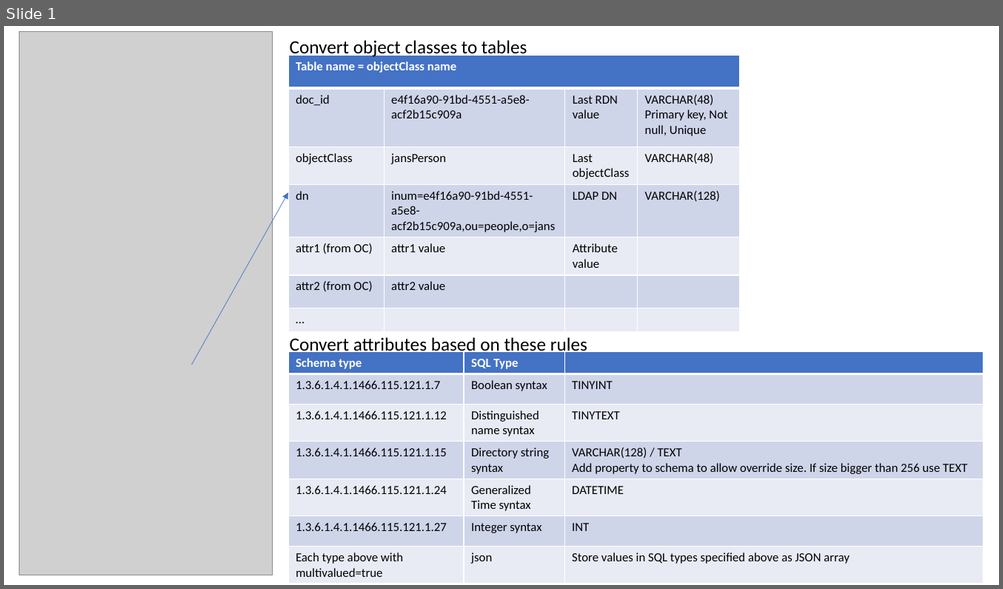
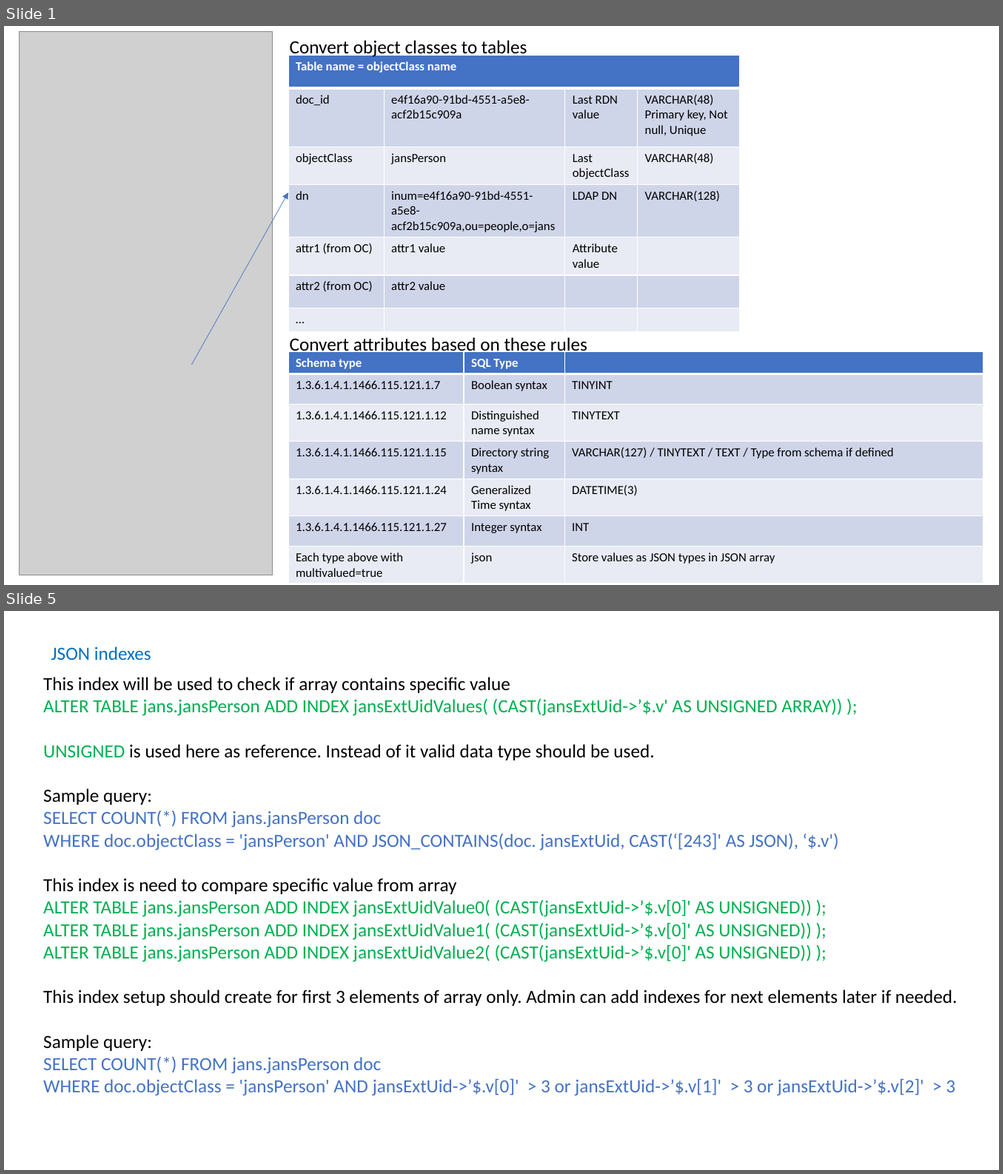
Before and after one commit to duttarnab/jans-orm, a slide deck: sql/docs/Schema to SQL mapping.pptx. Shown one above the other, each under a label of ours: slide 1 before the commit, slides 1 and 5 after it; the slides between them are not shown. The pictures are 1003x589 and 1003x1174 pixels, drawn with LibreOffice and Linux fonts; fonts in the diff are those of the drawing; grey boxes stand for pictures. Boxes give left, top, right and bottom in pixels: in the first picture for what was removed or moved away, otherwise in the second. Text is boxed around its words. In the diff, an @@ line names an element or a change of style, - is before the commit and + after.

Commit message:
Add indexes docs

```diff
--- a/sql/docs/Schema to SQL mapping.pptx
+++ b/sql/docs/Schema to SQL mapping.pptx
@@ slide 5 added at [4, 611, 999, 1170], background #FFFFFF @@
@@ text added at [51, 647, 151, 661], 18 pt, text #0070C0 @@
+JSON indexes
@@ text added at [43, 677, 957, 1096], 18 pt, text #00B050 @@
+This index will be used to check if array contains specific value
+ALTER TABLE jans.jansPerson ADD INDEX jansExtUidValues( (CAST(jansExtUid->’$.v' AS UNSIGNED ARRAY)) );
+UNSIGNED is used here as reference. Instead of it valid data type should be used.
+Sample query:
+SELECT COUNT(*) FROM jans.jansPerson doc
+WHERE doc.objectClass = 'jansPerson' AND JSON_CONTAINS(doc. jansExtUid, CAST(‘[243]' AS JSON), ‘$.v')
+This index is need to compare specific value from array
+ALTER TABLE jans.jansPerson ADD INDEX jansExtUidValue0( (CAST(jansExtUid->’$.v[0]' AS UNSIGNED)) );
+ALTER TABLE jans.jansPerson ADD INDEX jansExtUidValue1( (CAST(jansExtUid->’$.v[0]' AS UNSIGNED)) );
+ALTER TABLE jans.jansPerson ADD INDEX jansExtUidValue2( (CAST(jansExtUid->’$.v[0]' AS UNSIGNED)) );
+This index setup should create for first 3 elements of array only. Admin can add indexes for next elements later if needed.
+Sample query:
+SELECT COUNT(*) FROM jans.jansPerson doc
+WHERE doc.objectClass = 'jansPerson' AND jansExtUid->’$.v[0]' > 3 or jansExtUid->’$.v[1]' > 3 or jansExtUid->’$.v[2]' > 3
@@ slide 1 changed as well @@
@@ table at [288, 352, 983, 584] @@
-row 4, column 3: VARCHAR(128) / TEXT / Add property to schema to allow override size. If size bigger than 256 use TEXT
+row 4, column 3: VARCHAR(127) / TINYTEXT / TEXT / Type from schema if defined
-row 5, column 3: DATETIME
+row 5, column 3: DATETIME(3)
-row 7, column 3: Store values in SQL types specified above as JSON array
+row 7, column 3: Store values as JSON types in JSON array
```
Also in this commit, not shown: 3 other slides added, 1 other file.
